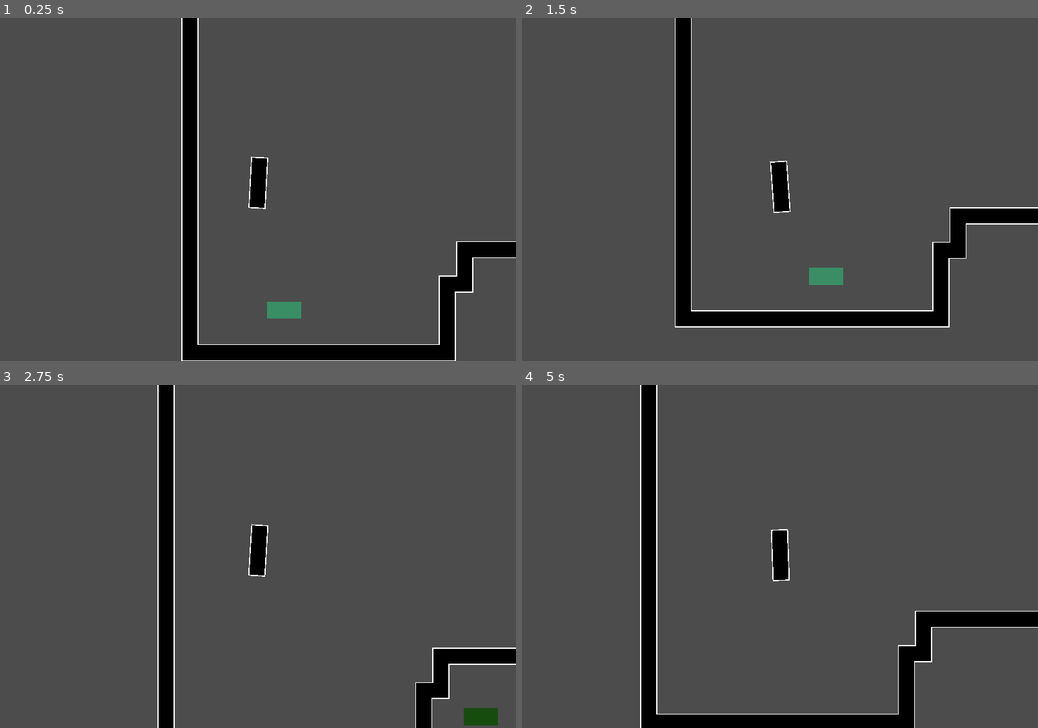
Above: before the commit, frames 1-4 (two rows, left to right).
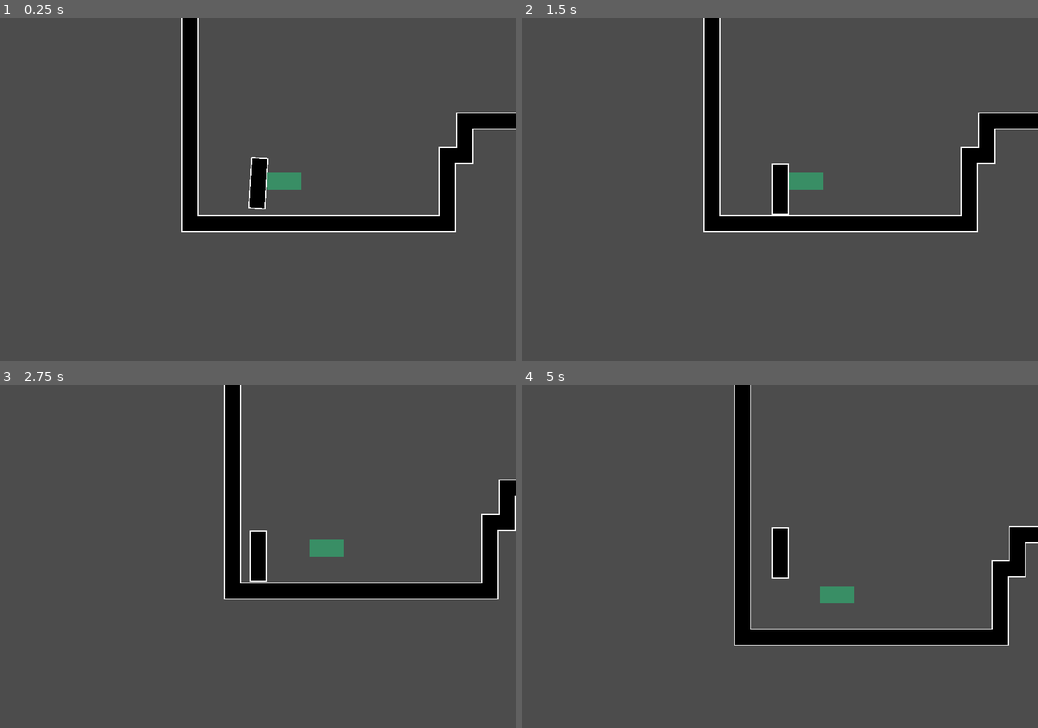
Above: after the commit, the same moments.

Repository: jotson/FantasticJetMan
Game: Godot game, scene res://scenes/General.tscn
The game is run twice, just before and just after one commit, with the same random seed, the same clock (stepped at 60 frames per second) and the same inputs.
Inputs:
- Up to frame 1 (0.25 s): no input
- Up to frame 2 (1.5 s): hold D (confirm_throw) 0.53-1.28 s; hold Right (ui_right) from 0.53 s (still down); tap A (jump) at 0.77, 1.07 s; tap S (throw_state) at 0.8, 1.35 s
- Up to frame 3 (2.75 s): tap A (jump) at 1.52, 1.55, 1.82, 2.1 s; release Right (ui_right) at 2.03 s; hold Left (ui_left) from 2.03 s (still down); hold D (confirm_throw) from 2.03 s (still down)
- Up to frame 4 (5 s): release Left (ui_left) at 2.78 s; release D (confirm_throw) at 2.78 s; hold Right (ui_right) 2.78-4.28 s; tap D (confirm_throw) at 2.85, 4.35 s; tap A (jump) at 3.02, 3.32, 3.77, 3.8, 4.07, 4.52, 4.82 s; tap S (throw_state) at 3.05, 3.6 s; hold Left (ui_left) from 4.28 s (still down)

The runs differ from the first frame. In frame 1, 10% of the frame differs, in the area x 35-100%, y 27-100%; in frame 2, 14%, in the area x 29-100%, y 0-91%; in frame 3, 12%; in frame 4, 14%.

Commit message:
Finished a solid game controller

Diff:
--- a/project.godot
+++ b/project.godot
@@ -23,6 +23,7 @@
 
 window/size/width=480
 window/size/height=320
+window/size/fullscreen=true
 window/size/test_width=960
 window/size/test_height=640
 window/stretch/mode="2d"
--- a/scenes/player/Player.gd
+++ b/scenes/player/Player.gd
@@ -1,16 +1,31 @@
 extends KinematicBody2D
 
-export (int) var speed = 1200
+
 export (int) var jump_speed = -1800
 export (int) var gravity = 4000
+export (int) var max_ground_speed = 800;
+export (int) var ground_acceleration = 100;
+export (int) var ground_deceleration = 50;
+export (int) var max_air_speed = 120;
+export (int) var air_acceleration = 15;
 
 var velocity = Vector2.ZERO
+# animation
+onready var anim = get_node("AnimationPlayer")
 onready var anim_tree = $AnimationTree
 onready var animState = anim_tree.get("parameters/playback")
+# animation state
+onready var current_anim;
+onready var next_anim;
 
 onready var jump_pad = $"../JumpPad"
 
 # States
+onready var STATES = ['jump', 'airborne', 'throwing', 'idle', 'running'];
+
+onready var next_state = 'idle';
+onready var current_state = 'idle'; # just to set it to something;
+onready var previous_state;
 onready var is_jumping = false;
 onready var is_throwing = false;
 onready var bounce_in_queue = false;
@@ -21,52 +36,44 @@
 signal confirm_throw;
 
 func _ready():
-	# Start the animation state machine with idle animation
-	animState.start('idle');
 	# Set up signals from JumpPad
 	jump_pad.connect("throw_confirmed", self, "_on_JumpPad_throw_confirmed");
 
 func get_input():
-	if !is_throwing:
-		move_player();
+
 	# Throw state
-		if Input.is_action_just_pressed("throw_state"):
-			Engine.time_scale = 0.1
-			emit_signal("start_throwing");
-			is_throwing = true;
+	if Input.is_action_just_pressed("throw_state"):
+		next_state = 'throwing'
+		is_throwing = true;
 
 	if is_throwing and Input.is_action_just_pressed("confirm_throw"):
 		emit_signal("confirm_throw")
 
 func _physics_process(delta):
-	get_input()
-	print(velocity.y)
+	# move
+	velocity.x = lerp( velocity.x, 0, ground_deceleration * delta )
 	velocity.y += gravity * delta;
 	velocity = move_and_slide(velocity, Vector2.UP);
-	if Input.is_action_just_pressed("jump"):
-		if is_on_floor():
-			velocity.y = jump_speed;
-	if bounce_in_queue:
-		velocity.y = jump_speed;
-		bounce_in_queue = false;
+	# animate
+	if current_anim != next_anim:
+		current_anim = next_anim
+		anim.play( current_anim )
+
+	match next_state:
+		'airborne':
+			start_airborne_state(delta);
+		'jump':
+			start_jump_state(delta);
+		'throwing':
+			start_throwing_state(delta);
+		'idle':
+			start_idle_state(delta);
+		'running':
+			start_running_state(delta);
+
 
 func _process(_delta):
-	animate_player();
 	debug_exit_game()
-
-func move_player():
-	velocity.x = 0
-	if Input.is_action_pressed("ui_right"):
-		velocity.x += speed
-	if Input.is_action_pressed("ui_left"):
-		velocity.x -= speed
-
-func animate_player():
-	if is_on_floor():
-		if velocity.x != 0:
-			animState.travel('run');
-		else:
-			animState.travel('idle');
 
 func _on_JumpPad_throw_confirmed():
 	is_throwing = false;
@@ -74,7 +81,59 @@
 func bounce():
 	bounce_in_queue = true;
 
-
 func debug_exit_game():
 	if Input.is_action_pressed("quit"):
 		get_tree().quit();
+
+func start_idle_state(_delta):
+	next_anim = 'idle';
+	current_state = 'idle';
+	if Input.is_action_pressed("ui_right") or Input.is_action_pressed("ui_left"):
+		next_state = 'running'
+	if Input.is_action_just_pressed("jump"):
+		next_state = 'jump'
+	if Input.is_action_just_pressed("throw_state"):
+		next_state = 'throwing'
+	pass
+
+func start_running_state(delta):
+	next_anim = 'running';
+	current_state = 'running';
+	if Input.is_action_pressed("ui_right"):
+		velocity.x = lerp( velocity.x, max_ground_speed, ground_acceleration * delta )
+	if Input.is_action_pressed("ui_left"):
+		velocity.x = lerp( velocity.x, -max_ground_speed, ground_acceleration * delta )
+	if Input.is_action_just_pressed("jump"):
+		next_state = 'jump'
+	if Input.is_action_just_pressed("throw_state"):
+			next_state = 'throwing'
+	if velocity.x == 0:
+		next_state = 'idle';
+
+	pass
+func start_airborne_state(delta):
+	current_state = 'airborne'
+	if Input.is_action_pressed("ui_right"):
+		velocity.x = lerp( velocity.x, max_ground_speed, ground_acceleration * delta )
+	if Input.is_action_pressed("ui_left"):
+		velocity.x = lerp( velocity.x, -max_ground_speed, ground_acceleration * delta )
+	if Input.is_action_just_pressed("throw_state"):
+		next_state = 'throwing'
+	if is_on_floor():
+		next_state = 'idle';
+
+func start_throwing_state(_delta):
+	# store previous state to know what we have to go back to doing
+	if current_state != 'throwing':
+		previous_state = current_state;
+	current_state = 'throwing'
+	if Input.is_action_just_pressed("throw_state") or Input.is_action_just_pressed("confirm_throw"):
+		next_state = previous_state;
+	pass
+
+func start_jump_state(delta):
+	current_state = 'jump';
+	if is_on_floor():
+		velocity.y = jump_speed;
+		next_state = 'airborne';
+	pass
--- a/scenes/player/Player.tscn
+++ b/scenes/player/Player.tscn
@@ -37,6 +37,7 @@
 }
 
 [sub_resource type="Animation" id=3]
+resource_name = "running"
 loop = true
 tracks/0/type = "value"
 tracks/0/path = NodePath("Sprite:position")
@@ -84,7 +85,6 @@
 
 [node name="Player" type="KinematicBody2D"]
 script = ExtResource( 3 )
-speed = 400
 jump_speed = -500
 
 [node name="CollisionShape2D" type="CollisionShape2D" parent="."]
@@ -108,7 +108,7 @@
 
 [node name="AnimationPlayer" type="AnimationPlayer" parent="."]
 anims/idle = SubResource( 2 )
-anims/run = SubResource( 3 )
+anims/running = SubResource( 3 )
 
 [node name="AnimationTree" type="AnimationTree" parent="."]
 tree_root = SubResource( 8 )
